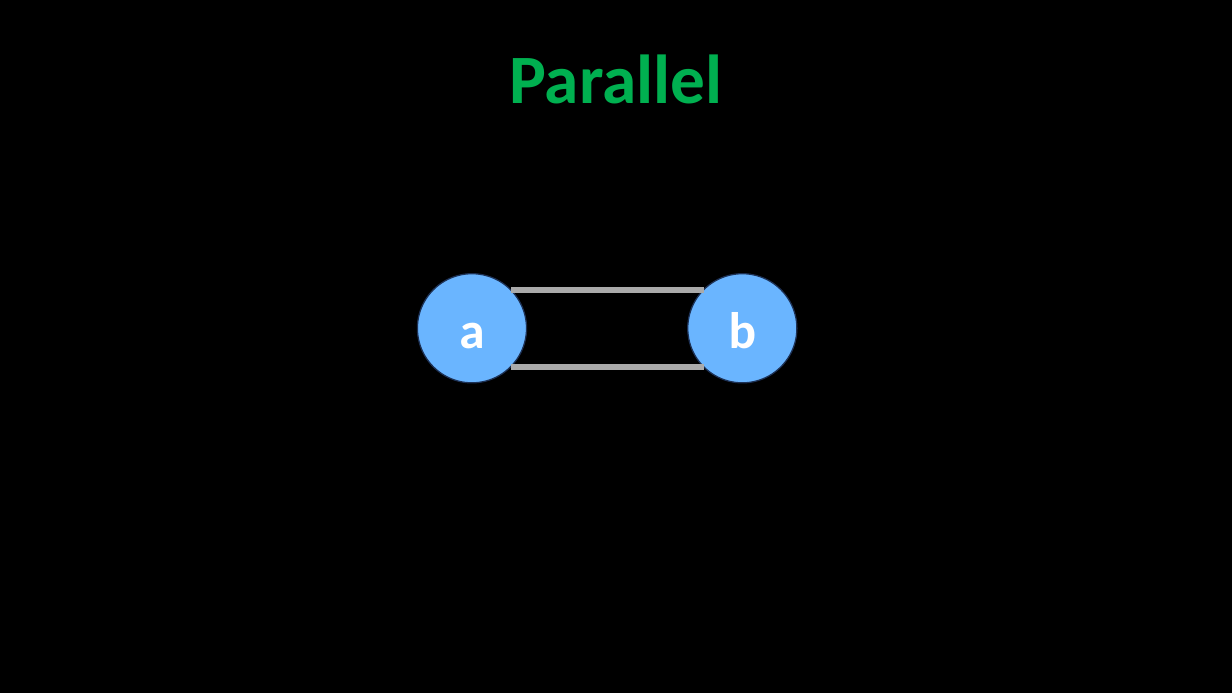
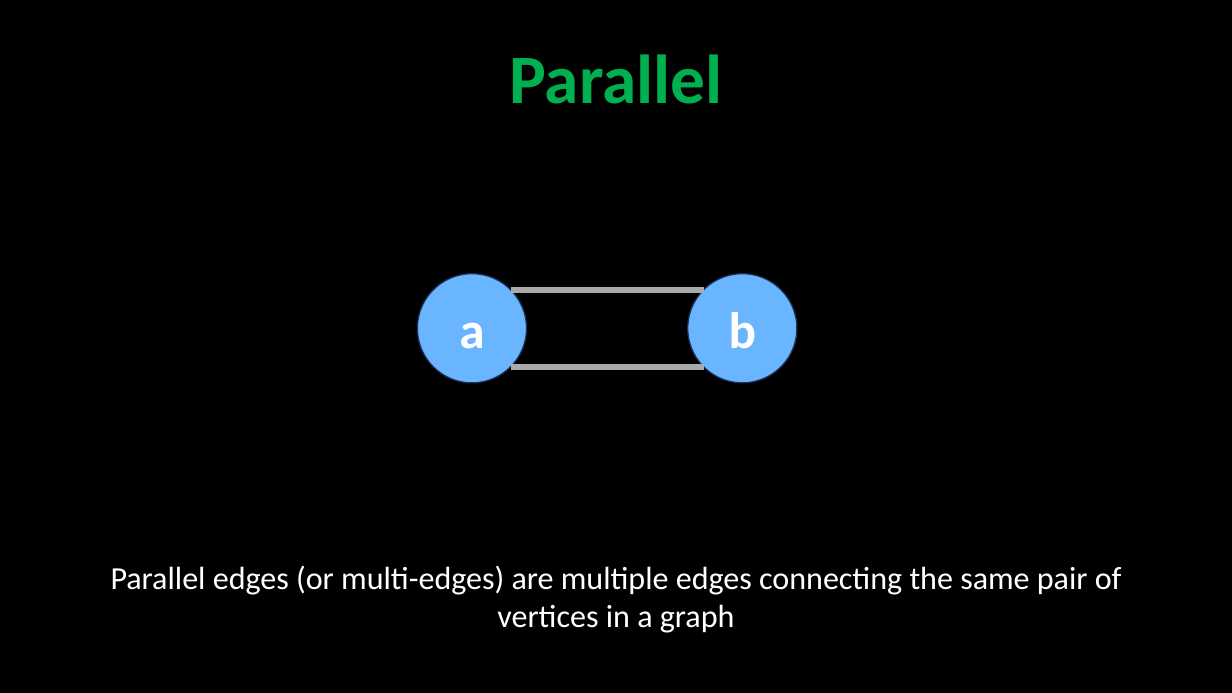
Before and after one commit to robitussin/CCS0015, a slide deck: slide 17 of graph/Graph.pptx. Drawn at 1232x693 pixels with LibreOffice and Linux fonts; fonts in the diff are those of the drawing. Boxes give left, top, right and bottom in pixels: in the first picture for what was removed or moved away, otherwise in the second. Text is boxed around its words. In the diff, an @@ line names an element or a change of style, - is before the commit and + after.

Commit message:
Added graph implementation
- Updated graph presentation
- Added graph implementation

```diff
--- a/graph/Graph.pptx
+++ b/graph/Graph.pptx
@@ text added at (111,565,1122,633), 25 pt, text #FFFFFF @@
+Parallel edges (or multi-edges) are multiple edges connecting the same pair of vertices in a graph
```
Also in this commit, not shown: 3 other files.
